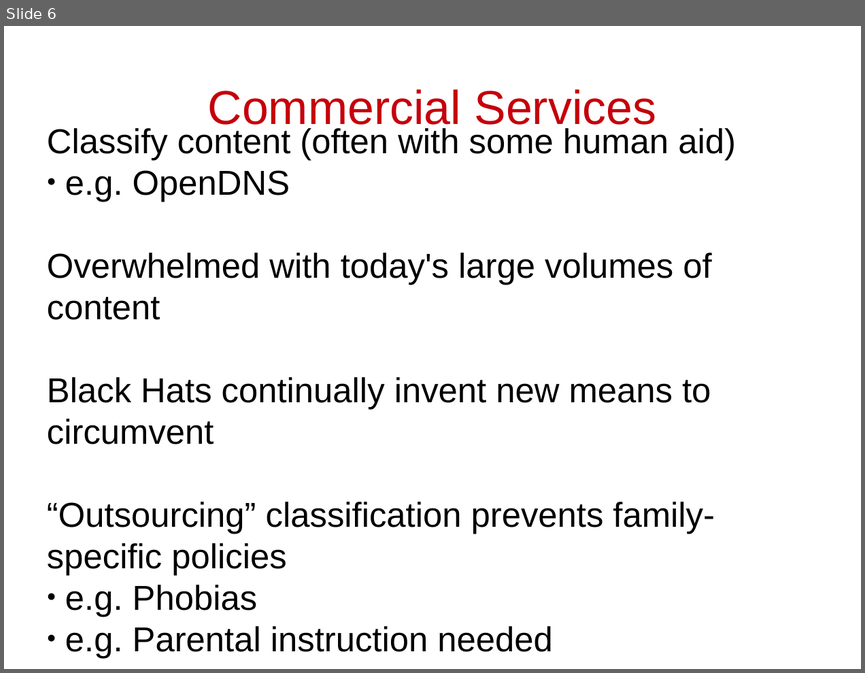
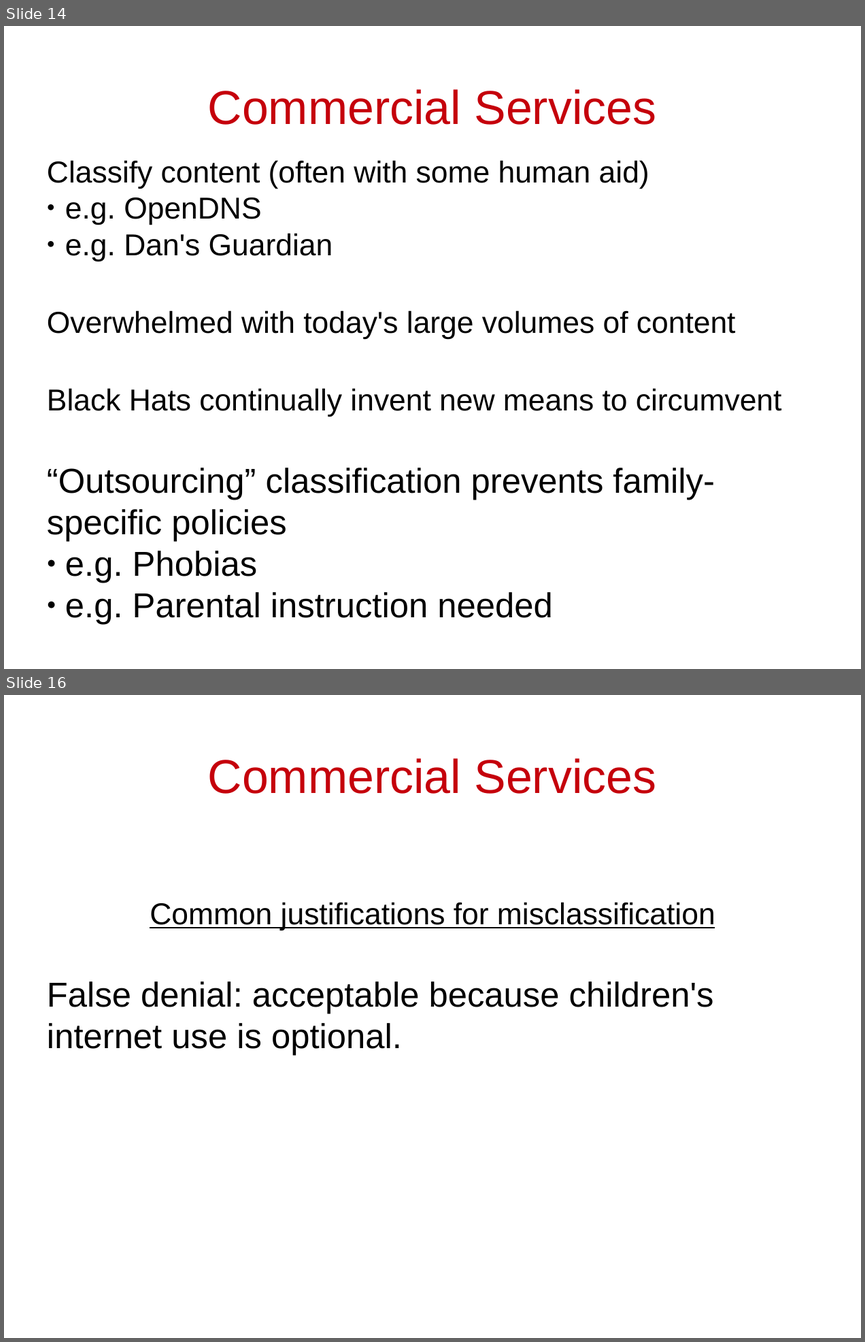
Before and after one commit to cschreiner/kindsicher, a slide deck: proj/presentation_dec09/combined.odp. Shown one above the other, each under a label of ours: slide 6 before the commit, slides 14 and 16 after it; the slides between them are not shown. The pictures are 865x673 and 865x1342 pixels, drawn with LibreOffice and Linux fonts; fonts in the diff are those of the drawing. Boxes give left, top, right and bottom in pixels: in the first picture for what was removed or moved away, otherwise in the second. Text is boxed around its words. In the diff, an @@ line names an element or a change of style, - is before the commit and + after.

```diff
--- a/proj/presentation_dec09/combined.odp
+++ b/proj/presentation_dec09/combined.odp
@@ slide 16 added at <box>4,695,861,1338</box>, background #FFFFFF @@
@@ title added at <box>208,758,657,794</box>, 44 pt, text #C5000B @@
+Commercial Services
@@ subtitle added at <box>47,902,715,1055</box>, 32 pt, text #000000 @@
+Common justifications for misclassification
+False denial: acceptable because children's internet use is optional.
@@ what was slide 6 is now slide 14 @@
@@ slide 14 changed as well @@
@@ subtitle at <box>47,160,782,417</box>: size 32 to 28 pt in "Classify content (often with some human aid)", "e.g. OpenDNS", "Overwhelmed with today's large volumes of content", "Black Hats continually invent new means to ..." @@
@@ subtitle "Classify content (often with some ...": place and size @@
-subtitle "Classify content (often with some ..." at <box>47,128,736,652</box>
+subtitle "Classify content (often with some ..." at <box>47,160,782,624</box>
@@ subtitle at <box>65,233,333,261</box>: paragraph added @@
+● e.g. Dan's Guardian
```
Also in this commit, not shown: 10 other slides changed, 30 other slides added.
